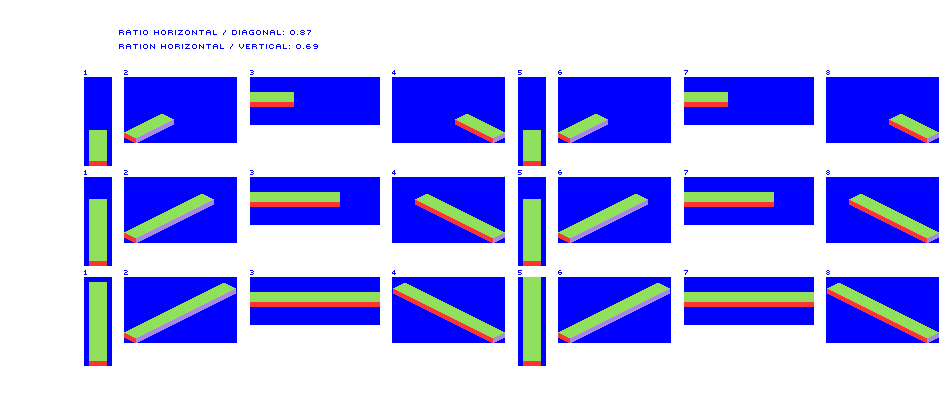
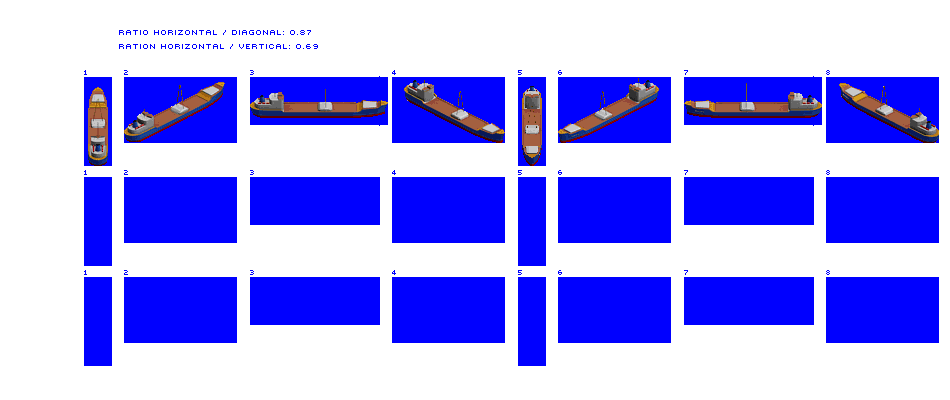
Layers edited between the first and the second 950px x 400px image:
added layer "Large Coaster" above "block" over [88, 78, 939, 166]
hid "block" over [89, 92, 939, 366]
painted on "blue bg" over [379, 76, 822, 126]
